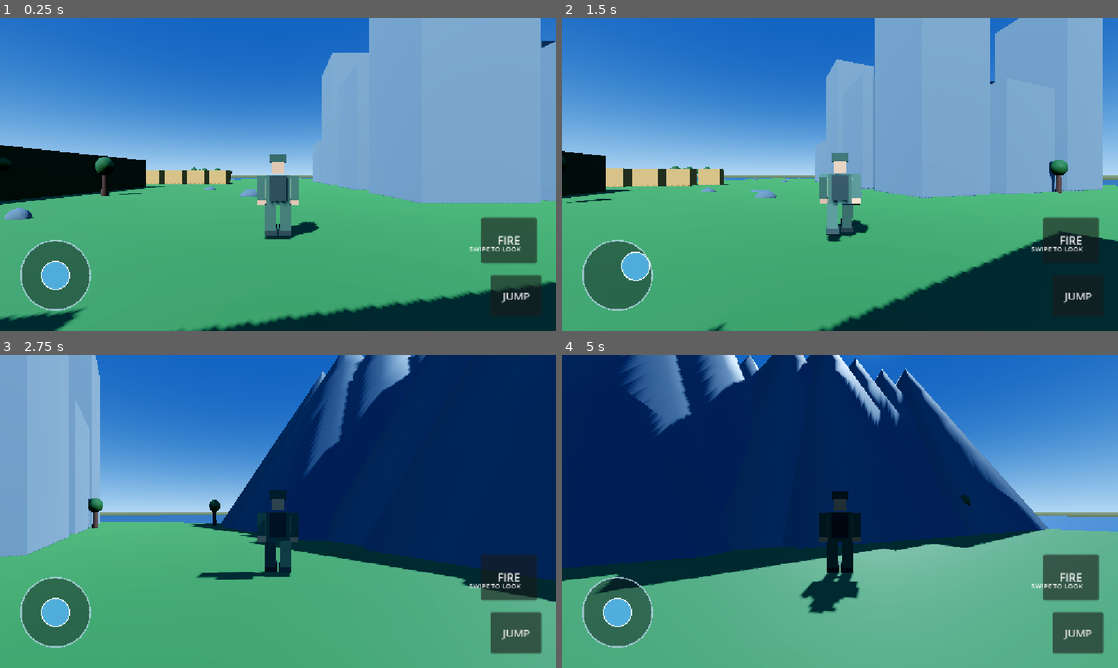
Above: before the commit, frames 1-4 (two rows, left to right).
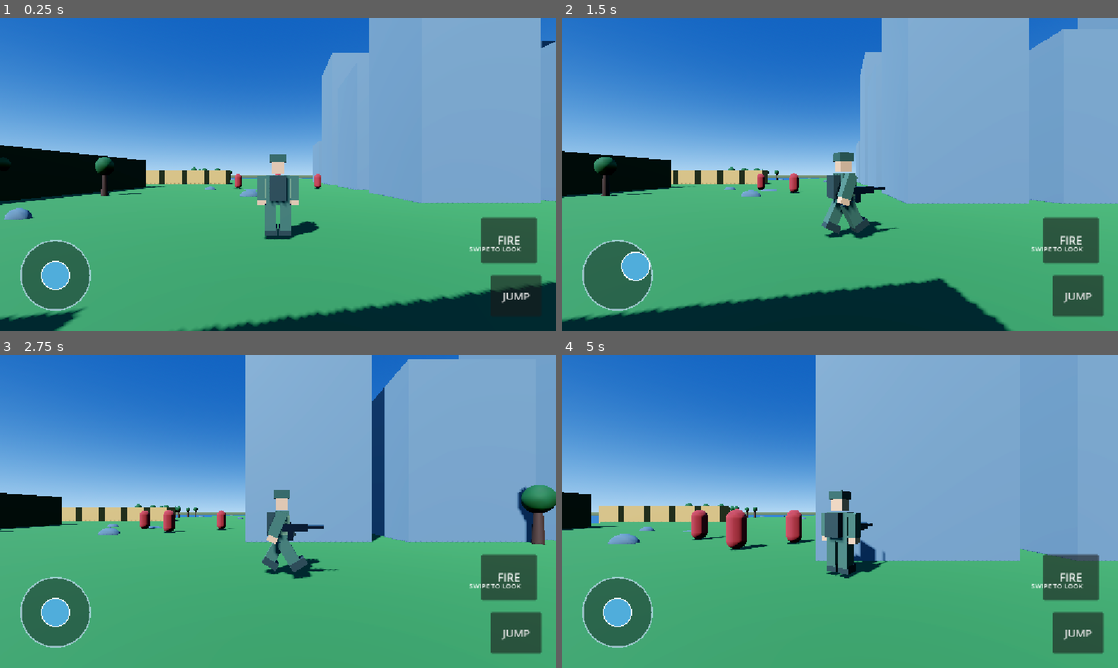
Above: after the commit, the same moments.

Repository: yadav429/ZORIX
Game: Godot game, scene res://Scenes/Main.tscn
Two runs of this game, one before a commit and one after it. Both use one fixed random seed, a clock stepped at 60 frames per second and the inputs below.
Inputs (mouse positions are in pixels of both pictures, inside the frame that each line leads up to):
- Up to frame 1 (0.25 s): no input
- Up to frame 2 (1.5 s): tap Enter (ui_accept) at 0.5, 0.77 s; move the mouse to (962, 158) at 0.52 s; hold Right (ui_right) 0.53-1.25 s; click (962, 158) at 0.67 s; drag from (728, 190) to (812, 237) at 1.27 s
- Up to frame 3 (2.75 s): move the mouse to (333, 442) at 2.02 s; hold Right (ui_right) from 2.03 s (still down)
- Up to frame 4 (5 s): release Right (ui_right) at 2.75 s; drag from (812, 574) to (673, 464) at 2.77 s; move the mouse to (1006, 558) at 3.52 s; hold Left (ui_left) 3.53-4.25 s; tap Enter (ui_accept) at 3.77 s; drag from (673, 464) to (756, 433) at 4.27 s

The runs differ from the first frame. In frame 1, 0.1% of the frame differs, in the area x 42-58%, y 49-66%; in frame 2, 22%; in frame 3, 49%; in frame 4, 83%, in the area x 0-100%, y 0-100%.

Commit message:
Update ZORIX Android game

Diff:
--- /dev/null
+++ b/Scripts/enemy.gd
@@ -0,0 +1,64 @@
+extends CharacterBody3D
+
+@export var move_speed: float = 2.0
+var health: int = 100
+var target: Node3D
+
+func _ready():
+    add_to_group("enemies")
+    collision_layer = 1
+    collision_mask = 1
+
+    var shape = CollisionShape3D.new()
+    var capsule = CapsuleShape3D.new()
+    capsule.radius = 0.42
+    capsule.height = 1.8
+    shape.shape = capsule
+    shape.position.y = 0.9
+    add_child(shape)
+
+    var body = MeshInstance3D.new()
+    var mesh = CapsuleMesh.new()
+    mesh.radius = 0.42
+    mesh.height = 1.8
+    body.mesh = mesh
+
+    var mat = StandardMaterial3D.new()
+    mat.albedo_color = Color("#8b2525")
+    body.material_override = mat
+    body.position.y = 0.9
+    add_child(body)
+
+    target = get_tree().get_first_node_in_group("player")
+    print("ZORIX ENEMY SPAWNED: 100 HP")
+
+func take_damage(amount: int):
+    health = max(0, health - amount)
+    print("ENEMY HP: ", health)
+
+    if health <= 0:
+        print("ZORIX ENEMY ELIMINATED")
+        queue_free()
+
+func _physics_process(delta):
+    if target == null or not is_instance_valid(target):
+        target = get_tree().get_first_node_in_group("player")
+        return
+
+    var direction = target.global_position - global_position
+    direction.y = 0
+
+    if direction.length() > 1.8:
+        direction = direction.normalized()
+        velocity.x = direction.x * move_speed
+        velocity.z = direction.z * move_speed
+    else:
+        velocity.x = 0
+        velocity.z = 0
+
+    if not is_on_floor():
+        velocity.y -= 20.0 * delta
+    else:
+        velocity.y = 0
+
+    move_and_slide()
--- a/Scripts/player.gd
+++ b/Scripts/player.gd
@@ -6,13 +6,17 @@
 @export var gravity: float = 15.0
 @export var mouse_sensitivity: float = 0.004
 @export var acceleration: float = 22.0
+@export var shoot_cooldown: float = 0.18
+@export var bullet_range: float = 150.0
 
 var mobile_input := Vector2.ZERO
 var is_sprinting := false
+var shoot_timer := 0.0
 
 var camera_pivot: Node3D
 var spring_arm: SpringArm3D
 var camera: Camera3D
+var gun_node: Node3D
 
 func _ready():
     add_to_group("player")
@@ -21,7 +25,9 @@
     camera_pivot = Node3D.new()
     camera_pivot.name = "CameraPivot"
     camera_pivot.position = Vector3(0, 1.65, 0)
+    camera_pivot.top_level = true
     add_child(camera_pivot)
+    camera_pivot.global_position = global_position + Vector3(0, 1.65, 0)
 
     spring_arm = SpringArm3D.new()
     spring_arm.name = "CameraArm"
@@ -36,7 +42,44 @@
     spring_arm.add_child(camera)
     camera.current = true
 
+    create_gun()
+
+func create_gun():
+    gun_node = Node3D.new()
+    gun_node.name = "SoldierGun"
+    gun_node.position = Vector3(0.43, 1.25, -0.32)
+    add_child(gun_node)
+
+    var dark = StandardMaterial3D.new()
+    dark.albedo_color = Color("#20252b")
+    dark.metallic = 0.65
+    dark.roughness = 0.35
+
+    var body = MeshInstance3D.new()
+    var body_mesh = BoxMesh.new()
+    body_mesh.size = Vector3(0.16, 0.18, 0.65)
+    body.mesh = body_mesh
+    body.material_override = dark
+    gun_node.add_child(body)
+
+    var barrel = MeshInstance3D.new()
+    var barrel_mesh = BoxMesh.new()
+    barrel_mesh.size = Vector3(0.07, 0.07, 0.48)
+    barrel.mesh = barrel_mesh
+    barrel.position = Vector3(0, 0.015, -0.48)
+    barrel.material_override = dark
+    gun_node.add_child(barrel)
+
+    var grip = MeshInstance3D.new()
+    var grip_mesh = BoxMesh.new()
+    grip_mesh.size = Vector3(0.10, 0.25, 0.12)
+    grip.mesh = grip_mesh
+    grip.position = Vector3(0, -0.19, 0.12)
+    grip.material_override = dark
+    gun_node.add_child(grip)
+
 func set_mobile_move(value: Vector2):
+    print("ZORIX PLAYER RECEIVED MOVE: ", value)
     mobile_input = value.limit_length(1.0)
 
 func set_sprinting(value: bool):
@@ -49,14 +92,122 @@
 func rotate_camera(horizontal: float, vertical: float):
     camera_pivot.rotation.y -= horizontal * mouse_sensitivity
     camera_pivot.rotation.x -= vertical * mouse_sensitivity
-
     camera_pivot.rotation.x = clamp(
         camera_pivot.rotation.x,
         deg_to_rad(-55),
         deg_to_rad(45)
     )
 
+func remove_effect(node: Node, lifetime: float):
+    await get_tree().create_timer(lifetime).timeout
+    if is_instance_valid(node):
+        node.queue_free()
+
+func create_tracer(start: Vector3, finish: Vector3):
+    var distance = start.distance_to(finish)
+
+    if distance < 0.05:
+        return
+
+    var tracer = MeshInstance3D.new()
+    var mesh = CylinderMesh.new()
+    mesh.top_radius = 0.018
+    mesh.bottom_radius = 0.018
+    mesh.height = distance
+    mesh.radial_segments = 6
+
+    var mat = StandardMaterial3D.new()
+    mat.albedo_color = Color("#ffbd45")
+    mat.emission_enabled = true
+    mat.emission = Color("#ff8c20")
+    mat.emission_energy_multiplier = 2.0
+
+    tracer.mesh = mesh
+    tracer.material_override = mat
+
+    var direction = (finish - start).normalized()
+    tracer.global_position = (start + finish) / 2.0
+    tracer.global_basis = Basis(
+        Quaternion(Vector3.UP, direction)
+    )
+
+    get_tree().current_scene.add_child(tracer)
+    remove_effect(tracer, 0.45)
+
+func create_muzzle_flash():
+    if gun_node == null:
+        return
+
+    var flash = MeshInstance3D.new()
+    var mesh = SphereMesh.new()
+    mesh.radius = 0.10
+    mesh.height = 0.20
+
+    var mat = StandardMaterial3D.new()
+    mat.albedo_color = Color("#ffb52e")
+    mat.emission_enabled = true
+    mat.emission = Color("#ff6a00")
+    mat.emission_energy_multiplier = 4.0
+
+    flash.mesh = mesh
+    flash.material_override = mat
+
+    var muzzle = gun_node.to_global(
+        Vector3(0, 0.015, -0.73)
+    )
+
+    get_tree().current_scene.add_child(flash)
+    flash.global_position = muzzle
+    remove_effect(flash, 0.20)
+
+func shoot():
+    print("ZORIX SHOOT EXECUTED")
+    if shoot_timer > 0.0:
+        return
+
+    if camera == null:
+        print("ZORIX ERROR: CAMERA IS NULL")
+        return
+
+    shoot_timer = shoot_cooldown
+
+    var origin = camera.global_position
+    var direction = -camera.global_transform.basis.z
+    var target = origin + direction * bullet_range
+
+    var query = PhysicsRayQueryParameters3D.create(
+        origin, target
+    )
+    query.exclude = [get_rid()]
+    query.collision_mask = 1
+
+    var hit = get_world_3d().direct_space_state.intersect_ray(query)
+
+    var end_point = target
+
+    if hit:
+        end_point = hit.position
+        var object = hit.collider
+
+        print("ZORIX HIT: ", object.name)
+
+        if object.has_method("take_damage"):
+            object.take_damage(25)
+    else:
+        print("ZORIX BULLET FIRED")
+
+    var muzzle = gun_node.to_global(
+        Vector3(0, 0.015, -0.73)
+    )
+
+    create_tracer(muzzle, end_point)
+    create_muzzle_flash()
+
 func _physics_process(delta):
+
+    shoot_timer = maxf(0.0, shoot_timer - delta)
+    camera_pivot.global_position = global_position + Vector3(0, 1.65, 0)
+
     if not is_on_floor():
         velocity.y -= gravity * delta
     elif velocity.y < 0:
@@ -69,7 +220,6 @@
     var input_dir = mobile_input if mobile_input.length() > 0.05 else keyboard
 
     var basis = camera_pivot.global_transform.basis
-
     var forward = -basis.z
     var right = basis.x
 
@@ -85,7 +235,6 @@
 
     if direction.length() > 0.01:
         var target_angle = atan2(-direction.x, -direction.z)
-
         rotation.y = lerp_angle(
             rotation.y,
             target_angle,
--- a/Scripts/world.gd
+++ b/Scripts/world.gd
@@ -3,6 +3,7 @@
 
 const PLAYER = preload("res://Scenes/Player.tscn")
 const MOBILE_UI = preload("res://Scripts/mobile_ui.gd")
+const ENEMY = preload("res://Scripts/enemy.gd")
 
 var rng = RandomNumberGenerator.new()
 
@@ -229,6 +230,11 @@
     var player = PLAYER.instantiate()
     player.position = Vector3(0, 0, 25)
     add_child(player)
+    # ENEMY SOLDIERS
+    for enemy_pos in [Vector3(0, 0, 8), Vector3(-5, 0, 5), Vector3(5, 0, 5)]:
+        var enemy = ENEMY.new()
+        enemy.position = enemy_pos
+        add_child(enemy)
 
     # MOBILE CONTROLS
     var ui = CanvasLayer.new()
--- a/project.godot
+++ b/project.godot
@@ -27,4 +27,4 @@
 [rendering]
 
 rendering_device/driver.windows="d3d12"
-renderer/rendering_method="mobile"
+renderer/rendering_method="gl_compatibility"
Not shown, added: Scripts/enemy.gd.uid
Not shown, added: export_presets.cfg
Not shown, added: Scripts/mobile_ui.gd.backup_fire
Not shown, added: Scripts/mobile_ui.gd.backup_multitouch
Not shown, added: Scripts/mobile_ui.gd.before_combat_fix
Not shown, added: Scripts/mobile_ui.gd.before_final_fix
Not shown, added: Scripts/mobile_ui.gd.before_joystick_fix
Not shown, added: Scripts/mobile_ui.gd.before_single_fire
Not shown, added: Scripts/mobile_ui.gd.debug_backup
Not shown, added: Scripts/mobile_ui.gd.event_backup
Not shown, added: Scripts/mobile_ui.gd.fire_backup
Not shown, added: Scripts/mobile_ui.gd.gun_backup
(and 9 more such lines)
